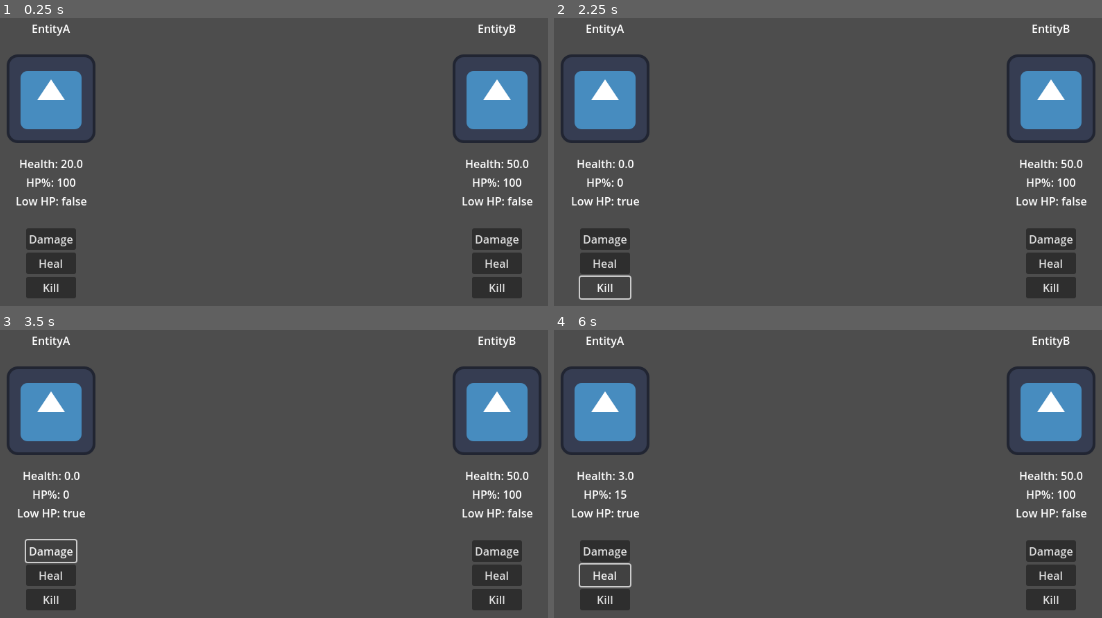
Above: before the commit, frames 1-4 (two rows, left to right).
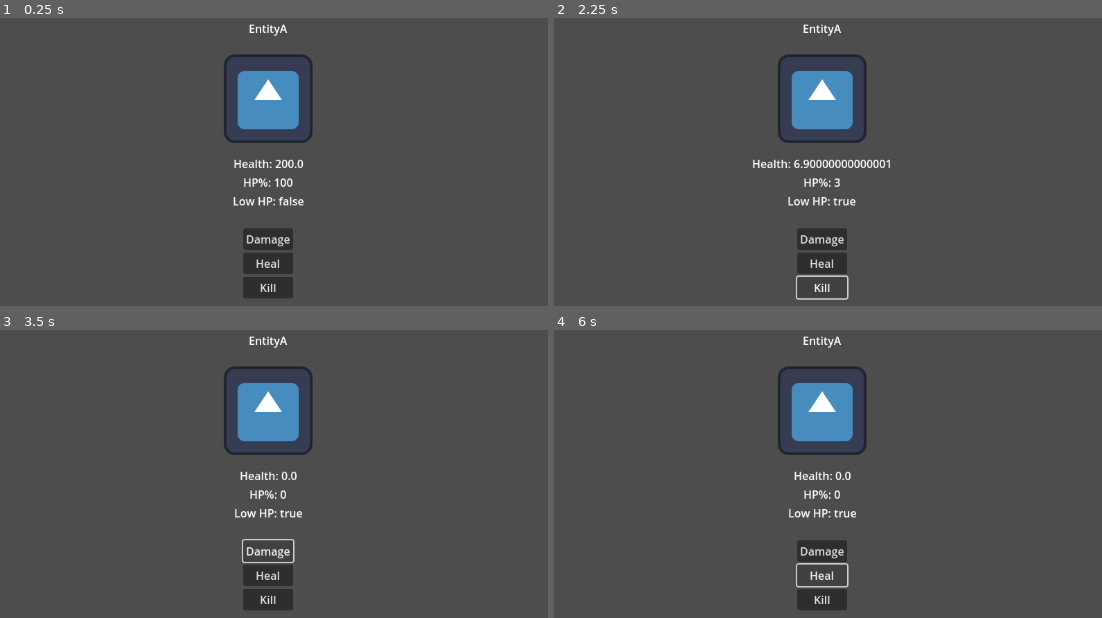
Above: after the commit, the same moments.

Repository: vexushi/vexushi-stats-system
Game: Godot game, scene res://debug/debug.tscn
Same seed, same stepped clock (60 frames per second), same inputs: the game is played once before the commit and once after it. Before the commit the project has no main scene; this scene is started directly in both runs. The engine's default icon, where the game draws it, is replaced by a stand-in: a white triangle on a blue panel in a dark square.
Inputs:
- Up to frame 1 (0.25 s): no input
- Up to frame 2 (2.25 s): click "Damage" at 0.5 s; click "Heal" at 1.25 s; click "Kill" at 2 s
- Up to frame 3 (3.5 s): click "Damage" at 2.75 s
- Up to frame 4 (6 s): click "Heal" at 3.5 s; click "Kill" at 4.25 s; click "Damage" at 5 s; click "Heal" at 5.75 s

The runs differ from the first frame. In frame 1, 16% of the frame differs, in the area x 1-99%, y 2-98%; in frame 2, 16%; in frame 3, 15%; in frame 4, 15%.

Commit message:
feat: stats and modifiers

Diff:
--- a/debug/debug.tscn
+++ b/debug/debug.tscn
@@ -1,7 +1,18 @@
-[gd_scene load_steps=3 format=3 uid="uid://83l7btog1bkc"]
+[gd_scene load_steps=6 format=3 uid="uid://83l7btog1bkc"]
 
 [ext_resource type="PackedScene" uid="uid://dq1em2fw3y4ay" path="res://entities/entity.tscn" id="1_ifkhq"]
 [ext_resource type="Script" uid="uid://baom7f4psosaj" path="res://health/health_component.gd" id="2_ifkhq"]
+[ext_resource type="Script" uid="uid://c45khdcxnvgrp" path="res://stats/stats.gd" id="3_25h3d"]
+
+[sub_resource type="Resource" id="Resource_25h3d"]
+script = ExtResource("3_25h3d")
+defense = 23.0
+metadata/_custom_type_script = "uid://c45khdcxnvgrp"
+
+[sub_resource type="Resource" id="Resource_sm0j5"]
+script = ExtResource("3_25h3d")
+max_health = 500.0
+metadata/_custom_type_script = "uid://c45khdcxnvgrp"
 
 [node name="Debug" type="Node2D"]
 
@@ -9,16 +20,20 @@
 anchor_mode = 0
 
 [node name="EntityA" parent="." instance=ExtResource("1_ifkhq")]
-position = Vector2(238, 232)
+position = Vector2(551, 232)
 
 [node name="HealthComponent" type="Node" parent="EntityA"]
 script = ExtResource("2_ifkhq")
+stats = SubResource("Resource_25h3d")
 metadata/_custom_type_script = "uid://baom7f4psosaj"
 
 [node name="EntityB" parent="." instance=ExtResource("1_ifkhq")]
+visible = false
 position = Vector2(881, 232)
 
 [node name="HealthComponent" type="Node" parent="EntityB"]
 script = ExtResource("2_ifkhq")
-max_health = 50.0
+stats = SubResource("Resource_sm0j5")
 metadata/_custom_type_script = "uid://baom7f4psosaj"
+
+[connection signal="just_reached_low_health" from="EntityA/HealthComponent" to="EntityA" method="_on_health_component_just_reached_low_health"]
--- a/entities/entity.gd
+++ b/entities/entity.gd
@@ -14,7 +14,9 @@
 func _ready() -> void:
 	nametag.text = self.name
 	sprite.texture = texture
-	pass # Replace with function body.
+
+	if !has_node("HealthComponent"):
+		print("Health component not found!\n At %s" % [self.get_path()])
 
 # Called every frame. 'delta' is the elapsed time since the previous frame.
 @warning_ignore("unused_parameter")
@@ -27,22 +29,22 @@
 	if has_node("HealthComponent"):
 		var health_component:HealthComponent = get_node("HealthComponent")
 		health.text = "Health: " + str(health_component.health)
-		health_percentage.text = "HP%: " + str(int(health_component.health / health_component.max_health * 100))
+		health_percentage.text = "HP%: " + str(int(health_component.get_health_percent() * 100))
 		low_health.text = "Low HP: " + str(health_component.is_low())
-	else: print("Health component not found!\n At %s" % [self.get_path()])
+	else: return
 
 
 func _on_damage_button_up() -> void:
 	if has_node("HealthComponent"):
 		var health_component:HealthComponent = get_node("HealthComponent")
-		health_component.decrease_health(3)
+		health_component.decrease_health(30)
 	pass # Replace with function body.
 
 
 func _on_heal_button_up() -> void:
 	if has_node("HealthComponent"):
 		var health_component:HealthComponent = get_node("HealthComponent")
-		health_component.increase_health(3)
+		health_component.increase_health(20)
 	pass # Replace with function body.
 
 
@@ -51,3 +53,9 @@
 		var health_component:HealthComponent = get_node("HealthComponent")
 		health_component.decrease_health(health_component.health)
 	pass # Replace with function body.
+
+
+
+func _on_health_component_just_reached_low_health() -> void:
+	print("Health is now low!")
+	pass # Replace with function body.
--- a/health/health_component.gd
+++ b/health/health_component.gd
@@ -1,23 +1,31 @@
 class_name HealthComponent
 extends Node
 
-@onready var health: float = 0.0
-
-@export var max_health: float = 20.0 ## Sets max health
+@export var stats:Stats = null
 @export var low_health_treshhold: float = 0.25 ## Threshhold that determines if the health amount is considered low.
 
+var health: float = 0.0
+var was_low_health: bool = false ## Whether health was low before damaged.
+
+# Stat constants for modifiers
+const DEFENSE_CONSTANT = 0.3 ## Constant for defense modifier
+
+# Signals
 signal died
 signal just_reached_low_health
 signal damaged
 signal healed
+signal health_changed
 
 # Called when the node enters the scene tree for the first time.
 func _ready() -> void:
-	if !is_assigned(): # Checks if health component is assigned to a node
-		print_debug("ERROR: Health component is not assigned to a node!")
+	# Checks if stats are valid.
+	if  not stats:
+		push_error("Stats invalid!\n At: %s" % [self.get_path()])
+		queue_free()
+		return
 
-		queue_free()
-	set_health(max_health)
+	set_health(stats.max_health)
 
 # Called every frame. 'delta' is the elapsed time since the previous frame.
 @warning_ignore("unused_parameter")
@@ -27,6 +35,16 @@
 ## Sets health into x amount.
 func set_health(amount: float) -> void:
 	health = amount
+	health_changed.emit()
+
+## Resets health to max health
+func reset_health() -> void:
+	health = stats.max_health
+	health_changed.emit()
+
+## Returns the health percentage
+func get_health_percent() -> float:
+	return health / stats.max_health
 
 ## Increase health by x amount.
 func increase_health(amount: float) -> void:
@@ -34,60 +52,56 @@
 		print("%s's health is full! Cannot increase health further." % [get_parent().name])
 		return
 
-	health += amount # Increases health by amount
-	healed.emit()
+	if is_dead():
+		print("%s is dead! Cannot increase health." % [get_parent().name])
+		return
 
-	if health >= max_health: # Makes sure it doesn't increase over the maximum value
-		health = max_health
+	var prev_health = health
+
+	# Increases health by amount, doesn't go above max health
+	health = min(health + amount, stats.max_health)
+
+	# Makes sure to only emit signal if health was not at max before increasing.
+	if health > prev_health:
+		healed.emit()
+		health_changed.emit()
+
+	was_low_health = is_low() # Resets state after heal for signal in decrease_health()
 
 ## Decrease health by x amount.
-func decrease_health(damage: float) -> void:
-	@warning_ignore("unused_variable")
-	var triggered_low_health_signal: bool
-
+func decrease_health(damage: float, defense_penetration: float = 0.0) -> void:
 	if is_dead(): # Don't decrease health if already dead
 		print("%s is dead! Unable to decrease health further." % [get_parent().name])
 		return
 
-	health -= damage # Lowers health by damage
+	var modifier = DEFENSE_CONSTANT * stats.defense
+	defense_penetration = clampf(defense_penetration, 0.0, 1.0)
+	damage = damage - modifier + (modifier * defense_penetration) # Apply damage reduction by defense
+
+	# Lowers health by damage, doesn't go below 0
+	health = max(health - damage, 0.0)
 	damaged.emit()
+	print("%s lost %d HP" % [get_parent().name, int(damage)])
 
-	if health <= 0.0: # Sets minimum health value to 0.0
-		health = 0.0
+	health_changed.emit()
+
+	if is_dead(): # Checks if died after applied damage
 		died.emit()
 		return
 
-	if triggered_low_health_signal: return # Don't send low health signal more that once
-	if is_low():
+	var now_low_health = is_low()
+	if now_low_health and not was_low_health:
 		just_reached_low_health.emit()
-		triggered_low_health_signal = true
-	else:
-		triggered_low_health_signal = false
+	was_low_health = now_low_health
 
 ## Checks if health is considered low.
 func is_low() -> bool:
-	if health/max_health <= low_health_treshhold:
-		return true
-	else:
-		return false
+	return health/stats.max_health <= low_health_treshhold
 
 ## Checks if health is full.
 func is_full() -> bool:
-	if health == max_health:
-		return true
-	else:
-		return false
+	return health == stats.max_health
 
 ## Checks if node is dead.
 func is_dead() -> bool:
-	if health == 0.0:
-		return true
-	else:
-		return false
-
-## Checks if component is assigned to a node.
-func is_assigned() -> bool:
-	if self.get_parent() is not Window:
-		return true
-	else:
-		return false
+	return health == 0.0
--- a/project.godot
+++ b/project.godot
@@ -11,5 +11,6 @@
 [application]
 
 config/name="New Game Project"
+run/main_scene="uid://83l7btog1bkc"
 config/features=PackedStringArray("4.5", "Forward Plus")
 config/icon="res://icon.svg"
--- /dev/null
+++ b/stats/stats.gd
@@ -0,0 +1,8 @@
+class_name Stats
+extends Resource
+
+@export var max_health: float = 200.0
+@export var defense: float = 1.0
+@export var attack: float = 1.0
+@export var agility: float = 1.0
+# Add more stats here if needed
Not shown, added: stats/stats.gd.uid
